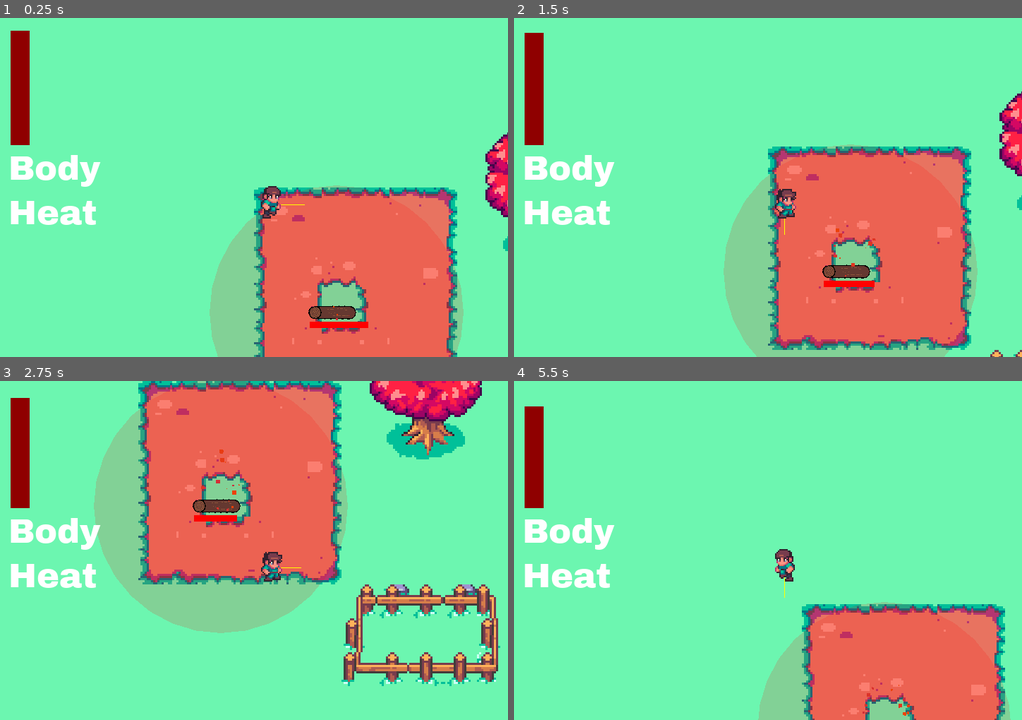
Above: before the commit, frames 1-4 (two rows, left to right).
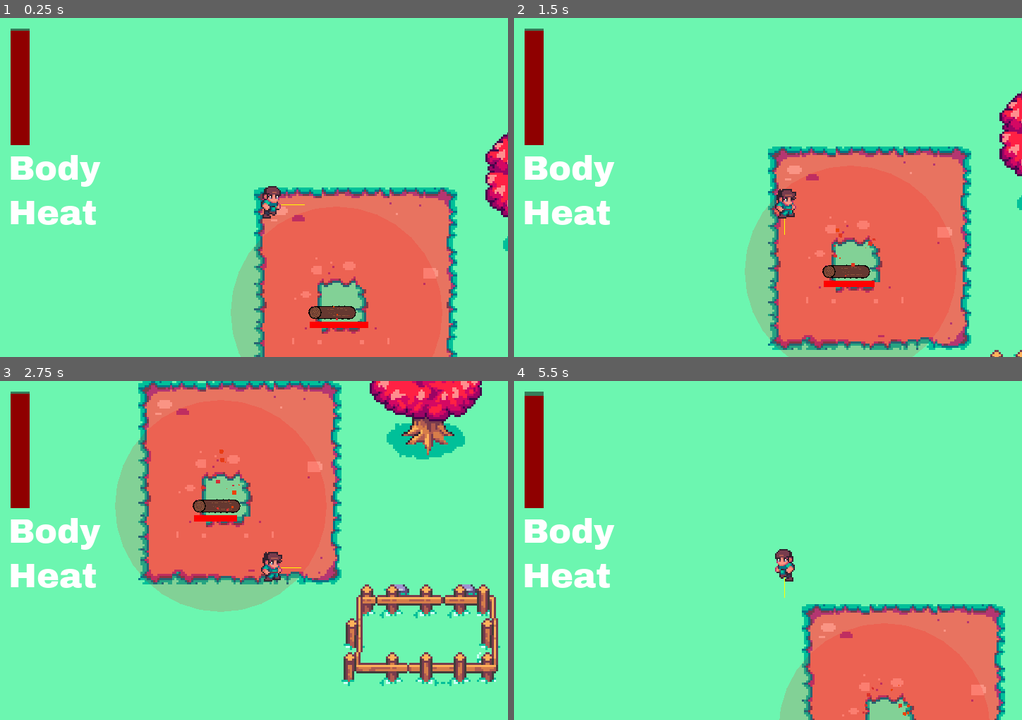
Above: after the commit, the same moments.

Repository: A-Sandwich/Godot-Wild-Jam-40
Game: Godot game, scene res://World.tscn
Two runs of this game, one before a commit and one after it. Both use one fixed random seed, a clock stepped at 60 frames per second and the inputs below.
Inputs:
- Up to frame 1 (0.25 s): no input
- Up to frame 2 (1.5 s): tap Enter at 0.5 s; hold Right (move_right) 0.53-1.28 s; hold E (action_button) 0.53-1.28 s; hold Down (move_down) from 1.28 s (still down); tap E (action_button) at 1.35 s
- Up to frame 3 (2.75 s): release Down (move_down) at 2.03 s; hold Right (move_right) from 2.03 s (still down); hold E (action_button) from 2.03 s (still down)
- Up to frame 4 (5.5 s): release Right (move_right) at 2.78 s; release E (action_button) at 2.78 s; hold Up (move_up) 2.78-3.53 s; tap E (action_button) at 2.85, 4.35 s; hold E (action_button) 3.53-4.28 s; hold Left (move_left) 3.53-5.03 s; hold Down (move_down) from 5.03 s (still down); hold E (action_button) from 5.03 s (still down)

The runs differ from the first frame. In frame 1, 2.6% of the frame differs, in the area x 2-92%, y 3-100%; in frame 2, 3.5%; in frame 3, 5.6%, in the area x 2-69%, y 0-75%; in frame 4, 1.7%.

Commit message:
cool off

Diff:
--- a/Cozy/Player.gd
+++ b/Cozy/Player.gd
@@ -5,12 +5,14 @@
 var destination_position = Vector2(24, 8)
 var offset = Vector2(8, 8)
 var grid_size = 16
-var movement_speed = 100
+var base_movement_speed = 100
+var movement_speed = base_movement_speed
 var movement_direction = Vector2.ZERO
 var target_direction = Vector2.ZERO
 var tree = preload("res://WorldParts/Tree.tscn")
 var heat = 100
 var cooling_rate = 2.5
+var is_cooling = true
 
 
 func _ready():
@@ -18,10 +20,23 @@
 
 func _physics_process(delta):
 	process_input(delta)
-	cool_down(delta)
+	regulate_body_heat(delta)
 	heat_up(delta)
 	play_animation()
 	move(delta)
+
+func regulate_body_heat(delta):
+	if is_cooling:
+		heat -= delta * cooling_rate
+	else:
+		heat += delta * (cooling_rate * 4)
+	heat = clamp(heat, 0, 100)
+	if heat <= 0:
+		movement_speed = base_movement_speed / 2
+	else:
+		movement_speed = base_movement_speed
+	$HUD.heat_change(heat)
+
 
 func move(delta):
 	if (global_position + offset).distance_to(destination_position) < 1:
@@ -164,6 +179,10 @@
 func heat_up(delta):
 	pass
 
-func cool_down(delta):
-	heat -= delta * cooling_rate
-	$HUD.heat_change(heat)
+func warm():
+	print("Warming")
+	is_cooling = false
+
+func cool():
+	print("Cooling")
+	is_cooling = true
--- a/Cozy/WorldParts/Fire.gd
+++ b/Cozy/WorldParts/Fire.gd
@@ -7,13 +7,18 @@
 var log_burn_time = 10.0
 var burn_time = 0.0
 var extra_particles = []
+var radius_increase = 25
+var base_radius = 250
+var target_radius = base_radius
+var current_radius = target_radius
 
 # Called when the node enters the scene tree for the first time.
 func _ready():
 	pass
 
 func _draw():
-	draw_circle(Vector2(0,0), 300, Color(1, 0, 0, 0.15))
+	draw_circle(Vector2(0,0), current_radius, Color(1, 0, 0, 0.15))
+	pass
 
 # Called every frame. 'delta' is the elapsed time since the previous frame.
 func _process(delta):
@@ -44,12 +49,18 @@
 func remove_log():
 	current_logs -= 1
 	get_node("Wood/log"+str(current_logs)).visible = false
+	$Warmth/CollisionShape2D.shape.radius -= radius_increase
+	current_radius -= radius_increase
+	update()
 
 func add_wood():
 	if current_logs >= max_logs:
 		return false
 	get_node("Wood/log"+str(current_logs)).visible = true
 	current_logs += 1
+	$Warmth/CollisionShape2D.shape.radius += radius_increase
+	current_radius += radius_increase
+	update()
 	if not $FireParticle.visible:
 		$FireParticle.visible = true
 	else:
@@ -58,3 +69,11 @@
 		extra_particles.append(particle)
 		add_child(particle)
 	return true
+
+func _on_Warmth_body_entered(body):
+	if "Player" in body.name:
+		body.warm()
+
+func _on_Warmth_body_exited(body):
+	if "Player" in body.name:
+		body.cool()
--- a/Cozy/WorldParts/Fire.tscn
+++ b/Cozy/WorldParts/Fire.tscn
@@ -32,7 +32,7 @@
 hue_variation_random = 0.05
 
 [sub_resource type="CircleShape2D" id=5]
-radius = 450.0
+radius = 250.0
 
 [node name="Fire" type="StaticBody2D"]
 script = ExtResource( 2 )
@@ -121,3 +121,6 @@
 
 [node name="CollisionShape2D" type="CollisionShape2D" parent="Warmth"]
 shape = SubResource( 5 )
+
+[connection signal="body_entered" from="Warmth" to="." method="_on_Warmth_body_entered"]
+[connection signal="body_exited" from="Warmth" to="." method="_on_Warmth_body_exited"]
--- a/Cozy/WorldParts/HUD.tscn
+++ b/Cozy/WorldParts/HUD.tscn
@@ -15,7 +15,7 @@
 bg_color = Color( 0.564706, 0, 0, 1 )
 
 [sub_resource type="StyleBoxFlat" id=4]
-bg_color = Color( 0.6, 0.6, 0.6, 0 )
+bg_color = Color( 0, 0, 0, 0.498039 )
 
 [sub_resource type="DynamicFont" id=5]
 font_data = ExtResource( 3 )
